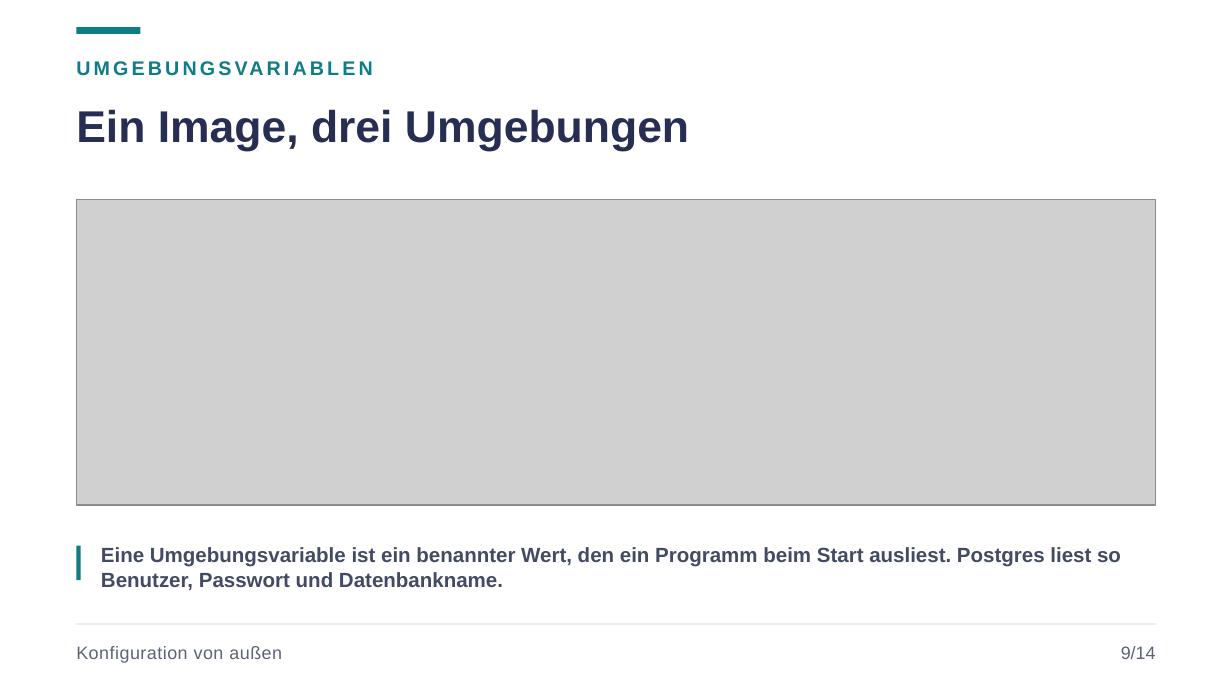
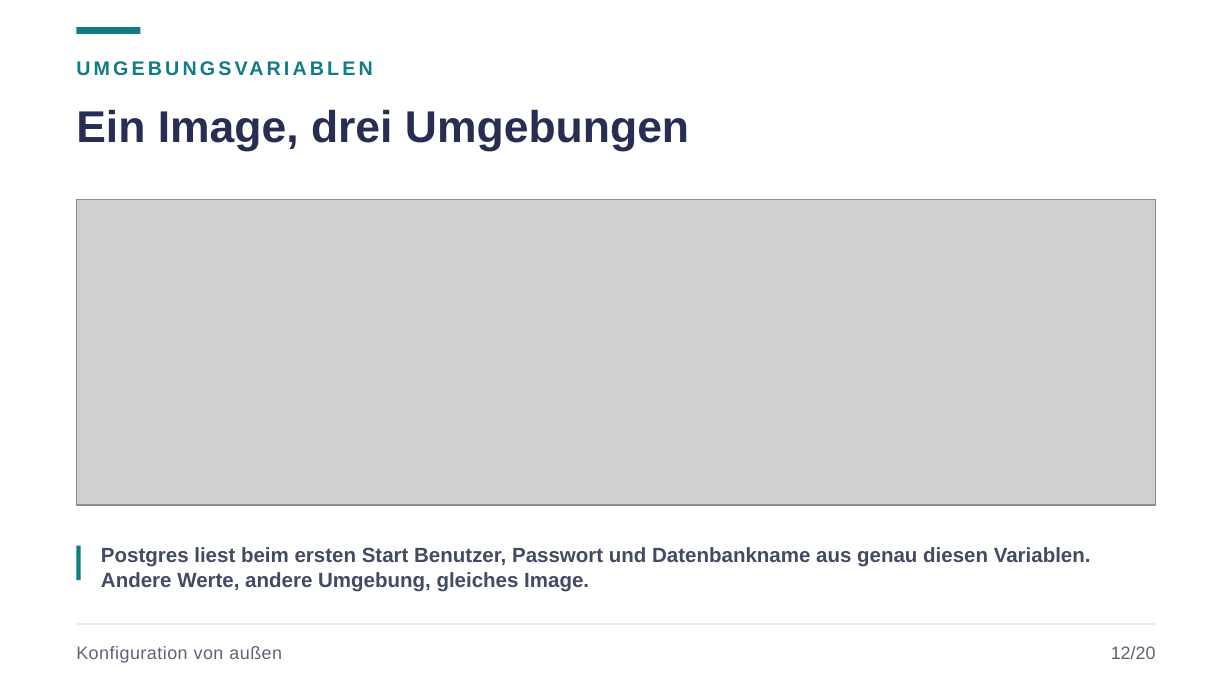
Before and after one commit to JacobMenge/kurs-unterlagen, a slide deck: slide 14 of folien/06-docker-aufbau.pptx (slide 11 before the commit). Drawn at 1232x693 pixels with LibreOffice and Linux fonts; fonts in the diff are those of the drawing; grey boxes stand for pictures. Boxes give left, top, right and bottom in pixels: in the first picture for what was removed or moved away, otherwise in the second. Text is boxed around its words. In the diff, an @@ line names an element or a change of style, - is before the commit and + after.

```diff
--- a/folien/06-docker-aufbau.pptx
+++ b/folien/06-docker-aufbau.pptx
@@ text at [101, 547, 1091, 592]: text changed @@
-Eine Umgebungsvariable ist ein benannter Wert, den ein Programm beim Start ausliest. Postgres liest so Benutzer, Passwort und Datenbankname.
+Postgres liest beim ersten Start Benutzer, Passwort und Datenbankname aus genau diesen Variablen. Andere Werte, andere Umgebung, gleiches Image.
@@ text at [1111, 646, 1156, 659]: text changed @@
-9/14
+12/20
```
Also in this commit, not shown: 13 other slides changed, 6 slides added, 29 other files.
